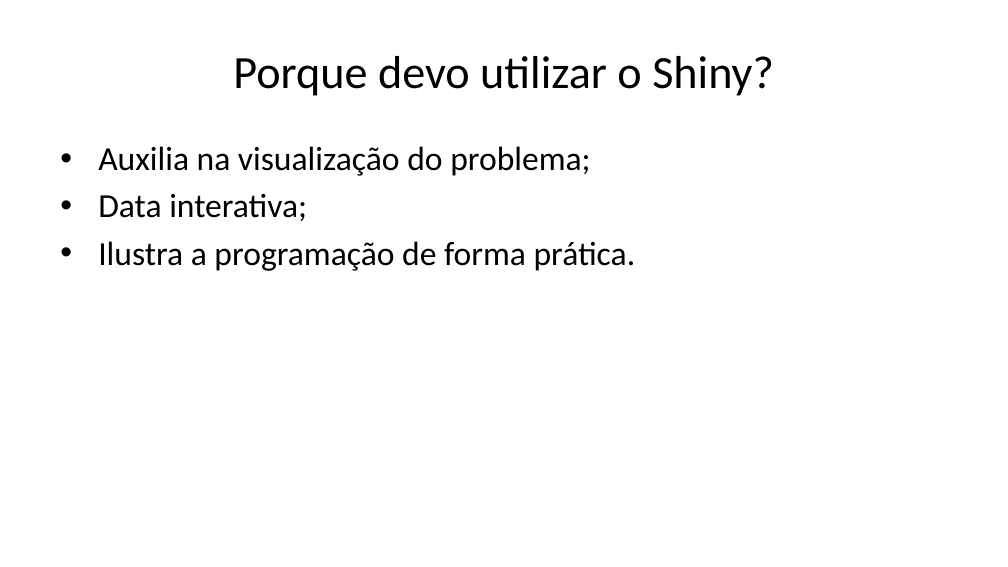
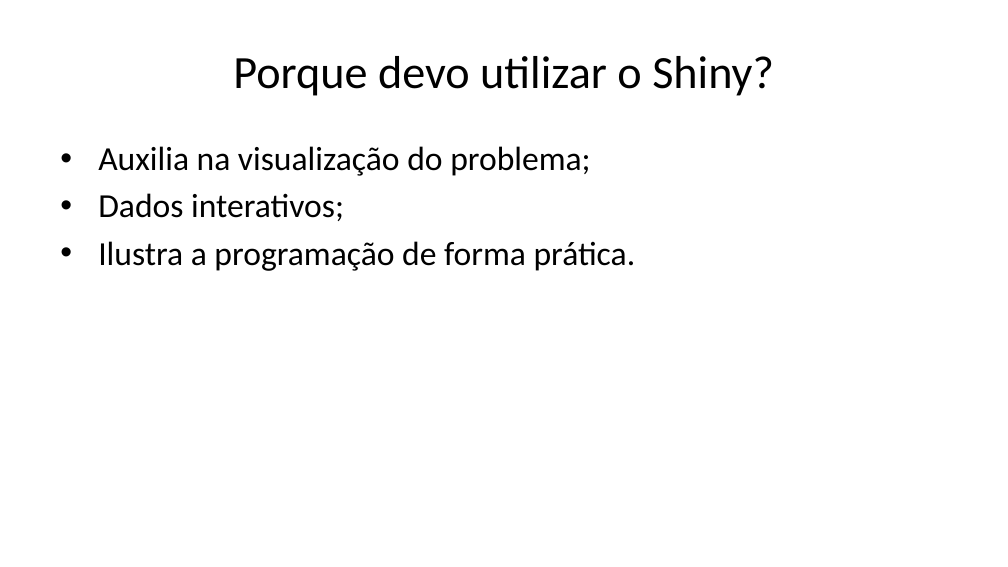
Before and after one commit to AntonioBoll/ApresentacaoShiny, a slide deck: slide 5 of apresentacao.pptx. Drawn at 1008x567 pixels with LibreOffice and Linux fonts; fonts in the diff are those of the drawing. Boxes give left, top, right and bottom in pixels: in the first picture for what was removed or moved away, otherwise in the second. Text is boxed around its words. In the diff, an @@ line names an element or a change of style, - is before the commit and + after.

```diff
--- a/apresentacao.pptx
+++ b/apresentacao.pptx
@@ text at bbox=[98, 193, 344, 221]: text changed @@
-• Data interativa;
+• Dados interativos;
```
Also in this commit, not shown: 1 other slide changed.
